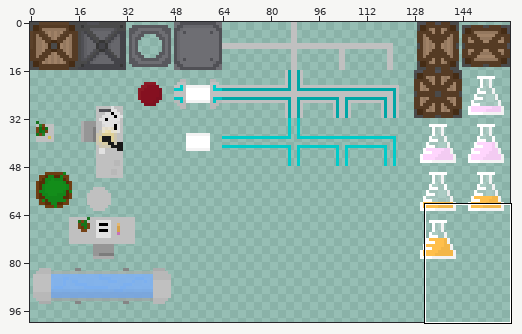
Two versions of one sprite sheet, SpriteSheet.png. The picture above shows the old version from afar; the outline marks the close-up.
Close-up. Before the commit:
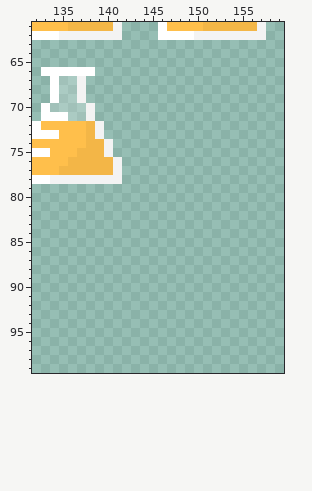
The file is 160x160 pixels. Pixels under 10% opacity are left out. Colours within 5 levels of each other are drawn and written as one. Shown: x 132..159, y 61..99. The wide view leaves out empty margins.
And afterwards:
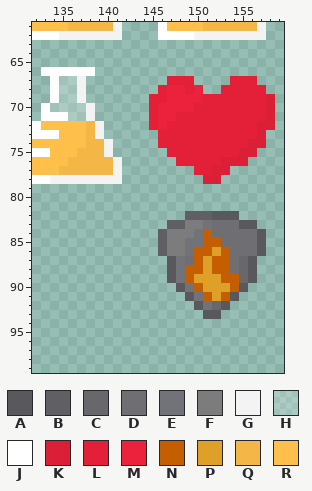
Palette (. is transparent): A #58585d  B #5f5f64  C #67676c  D #6e6e73  E #727279  F #7c7c7c  G #f3f3f3  H #ffffff33  J #ffffff  K #da1f37  L #e42039  M #ec213b  N #c45e00  P #dfa027  Q #f3b647  R #ffbf4b
From old to new:
Changed rows in their new state; - is an unchanged pixel.
first column x 145:
 67 --LLL----LLL--
 68 -LMMLM--LLLLL-
 69 LLMMMMLLLLLLLK
 70 LMMMMLLLLLLLLK
 71 LMMLLLLLLLLLLK
 72 LMLLLLLLLLLLKK
 73 -LLLLLLLLLLLK-
 74 -LLLLLLLLLLKK-
 75 --LLLLLLLLKK--
 76 ---LLLLLKKK---
 77 -----LLKK-----
 78 ------KK------
first column x 146:
 82 ---BBBAAA---
 83 -BBFFEDDDAA-
 84 BFFFENDDDDDA
 85 BFFEENNDDDDA
 86 BFFENNPNDDDA
 87 -AEDNPNNDCA-
 88 -AENNPNNDCA-
 89 -AENPPPNNCA-
 90 --AENPPPNA--
 91 ---AENPNA---
 92 ----AECA----
 93 -----AA-----
Boxes around the changes in both close-ups, in picture pixels (x1, y1, x2, y2):
added: (149, 76, 275, 184)
added: (158, 211, 266, 319)
